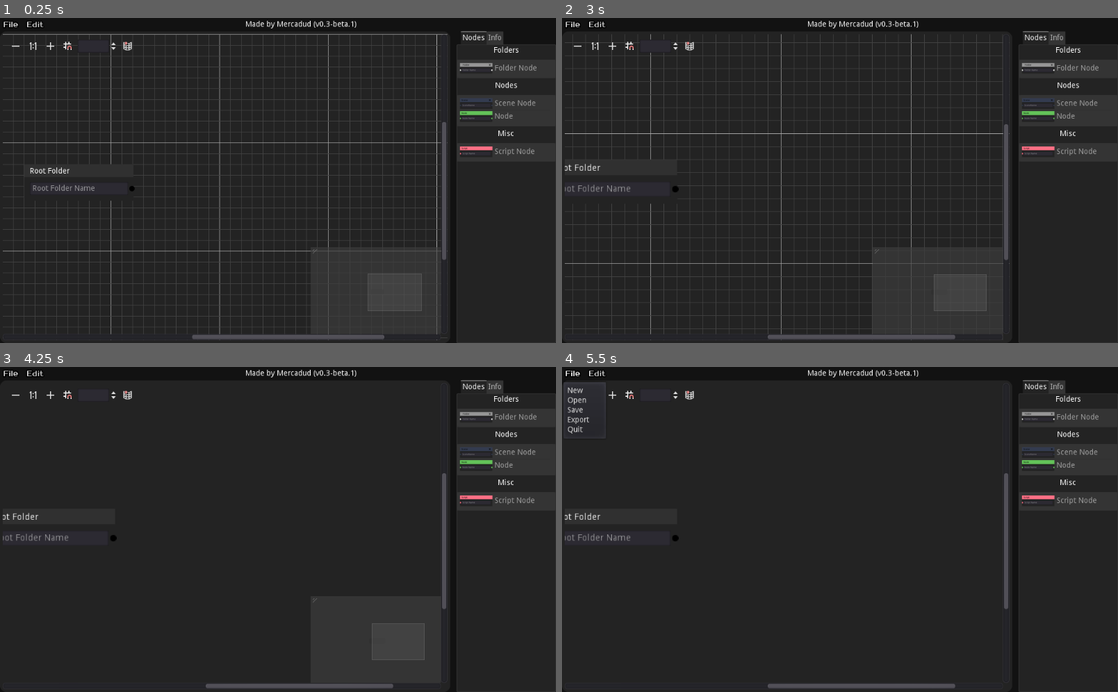
Above: before the commit, frames 1-4 (two rows, left to right).
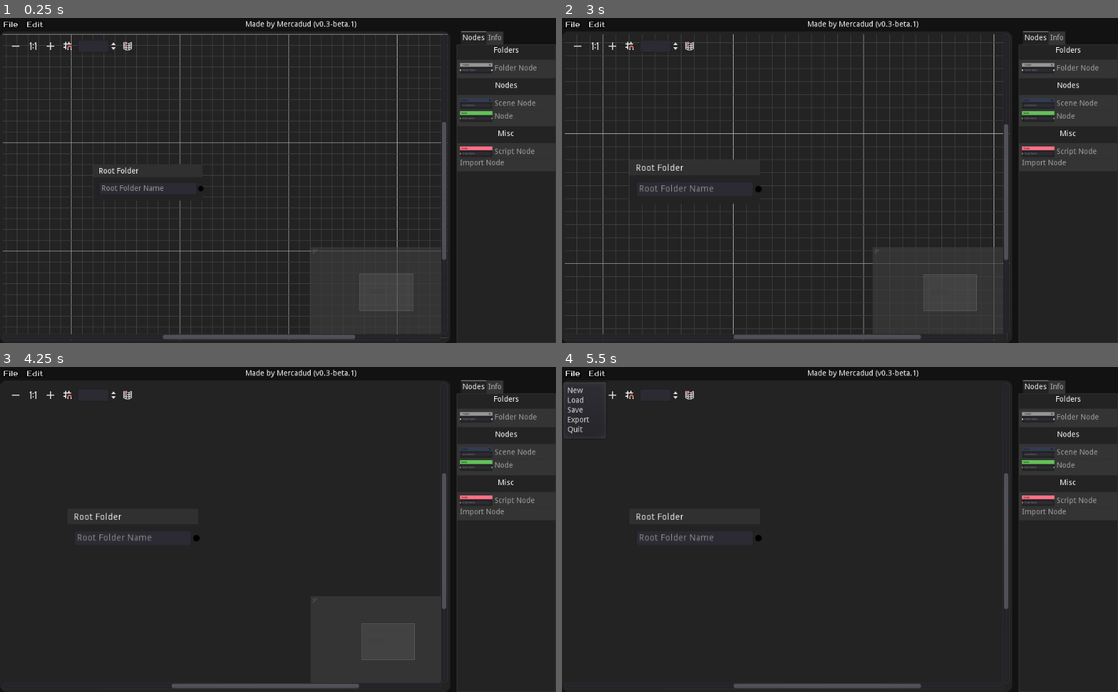
Above: after the commit, the same moments.

Repository: Mercadud/Godot-Project-Planner-Exporter
Game: Godot game, scene res://Scenes/Pages/Main Page.tscn
The game is run twice, just before and just after one commit, with the same random seed, the same clock (stepped at 60 frames per second) and the same inputs.
Inputs (mouse positions are in pixels of both pictures, inside the frame that each line leads up to):
- Up to frame 1 (0.25 s): no input
- Up to frame 2 (3 s): click "File" at 0.5 s; click "Edit" at 1.25 s; click (578, 47) at 2 s; click (612, 47) at 2.75 s
- Up to frame 3 (4.25 s): click (66, 396) at 3.5 s
- Up to frame 4 (5.5 s): click (689, 396) at 4.25 s; click "File" at 5 s

The runs differ from the first frame. In frame 1, 4.3% of the frame differs, in the area x 3-91%, y 5-100%; in frame 2, 3.1%; in frame 3, 0.7%; in frame 4, 0.7%.

Commit message:
added Import node, (no export yet)

Diff:
--- a/Scenes/Pages/Main Page.tscn
+++ b/Scenes/Pages/Main Page.tscn
@@ -1,7 +1,8 @@
-[gd_scene load_steps=23 format=2]
+[gd_scene load_steps=24 format=2]
 
 [ext_resource path="res://Fonts/Prosto_One/TitleBar.tres" type="DynamicFont" id=1]
 [ext_resource path="res://Script/Tree/editor/Editor.gd" type="Script" id=2]
+[ext_resource path="res://Script/Tree/editor/Import.gd" type="Script" id=3]
 [ext_resource path="res://Script/Tree/editor/Info.gd" type="Script" id=4]
 [ext_resource path="res://Assets/Nodes/Folder.png" type="Texture" id=5]
 [ext_resource path="res://Script/Tree/editor/GraphEdit.gd" type="Script" id=6]
@@ -119,7 +120,7 @@
 margin_bottom = 25.0
 custom_fonts/font = ExtResource( 1 )
 text = "File"
-items = [ "New", null, 0, false, false, 0, 0, null, "", false, "Open", null, 0, false, false, 1, 0, null, "", false, "Save", null, 0, false, false, 2, 0, null, "", false, "Export", null, 0, false, false, 3, 0, null, "", false, "Quit", null, 0, false, false, 4, 0, null, "", false ]
+items = [ "New", null, 0, false, false, 0, 0, null, "", false, "Load", null, 0, false, false, 1, 0, null, "", false, "Save", null, 0, false, false, 2, 0, null, "", false, "Export", null, 0, false, false, 3, 0, null, "", false, "Quit", null, 0, false, false, 4, 0, null, "", false ]
 switch_on_hover = true
 
 [node name="Edit" type="MenuButton" parent="Mount/MainWindow/tileBar/menus"]
@@ -164,7 +165,7 @@
 custom_colors/grid_major = Color( 0.654902, 0.654902, 0.654902, 1 )
 custom_colors/grid_minor = Color( 0.258824, 0.258824, 0.258824, 1 )
 right_disconnects = true
-scroll_offset = Vector2( 0, -200 )
+scroll_offset = Vector2( -127, -200 )
 script = ExtResource( 6 )
 
 [node name="Select" type="TabContainer" parent="Mount/MainWindow/Editor"]
@@ -232,7 +233,7 @@
 [node name="Misc" type="VSplitContainer" parent="Mount/MainWindow/Editor/Select/Nodes"]
 margin_top = 154.0
 margin_right = 200.0
-margin_bottom = 215.0
+margin_bottom = 233.0
 dragger_visibility = 2
 
 [node name="Label" type="Label" parent="Mount/MainWindow/Editor/Select/Nodes/Misc"]
@@ -246,9 +247,9 @@
 [node name="ItemList" type="ItemList" parent="Mount/MainWindow/Editor/Select/Nodes/Misc"]
 margin_top = 27.0
 margin_right = 200.0
-margin_bottom = 61.0
+margin_bottom = 79.0
 custom_styles/bg = ExtResource( 9 )
-items = [ "Script Node", ExtResource( 10 ), false ]
+items = [ "Script Node", ExtResource( 10 ), false, "Import Node", null, false ]
 auto_height = true
 
 [node name="Info" type="VBoxContainer" parent="Mount/MainWindow/Editor/Select"]
@@ -277,6 +278,7 @@
 }
 
 [node name="Folder" type="VBoxContainer" parent="Mount/MainWindow/Editor/Select/Info"]
+visible = false
 margin_top = 26.0
 margin_right = 200.0
 margin_bottom = 50.0
@@ -412,45 +414,73 @@
 
 [node name="Node" type="VBoxContainer" parent="Mount/MainWindow/Editor/Select/Info"]
 visible = false
-margin_top = 30.0
-margin_right = 200.0
-margin_bottom = 30.0
+margin_top = 26.0
+margin_right = 200.0
+margin_bottom = 78.0
 script = ExtResource( 16 )
 
 [node name="NodeName" type="HSplitContainer" parent="Mount/MainWindow/Editor/Select/Info/Node"]
-margin_top = -4.0
-margin_right = 40.0
-margin_bottom = 36.0
+margin_right = 200.0
+margin_bottom = 24.0
 dragger_visibility = 2
 
 [node name="Label" type="Label" parent="Mount/MainWindow/Editor/Select/Info/Node/NodeName"]
-margin_right = 40.0
-margin_bottom = 14.0
+margin_top = 5.0
+margin_right = 84.0
+margin_bottom = 19.0
 text = "Scene Name:"
 
 [node name="LineEdit" type="LineEdit" parent="Mount/MainWindow/Editor/Select/Info/Node/NodeName"]
-margin_right = 58.0
+margin_left = 84.0
+margin_right = 200.0
 margin_bottom = 24.0
 
 [node name="NodeType" type="HSplitContainer" parent="Mount/MainWindow/Editor/Select/Info/Node"]
-margin_right = 40.0
-margin_bottom = 40.0
+margin_top = 28.0
+margin_right = 200.0
+margin_bottom = 52.0
 dragger_visibility = 2
 
 [node name="Label" type="Label" parent="Mount/MainWindow/Editor/Select/Info/Node/NodeType"]
-margin_right = 40.0
-margin_bottom = 14.0
+margin_top = 5.0
+margin_right = 72.0
+margin_bottom = 19.0
 text = "Node Type:"
 
 [node name="LineEdit" type="LineEdit" parent="Mount/MainWindow/Editor/Select/Info/Node/NodeType"]
-margin_right = 58.0
+margin_left = 72.0
+margin_right = 200.0
 margin_bottom = 24.0
 placeholder_text = "Spatial"
 
+[node name="Import" type="VBoxContainer" parent="Mount/MainWindow/Editor/Select/Info"]
+visible = false
+margin_top = 26.0
+margin_right = 200.0
+margin_bottom = 50.0
+script = ExtResource( 3 )
+
+[node name="ImportLocation" type="HSplitContainer" parent="Mount/MainWindow/Editor/Select/Info/Import"]
+margin_right = 200.0
+margin_bottom = 24.0
+dragger_visibility = 2
+
+[node name="Button" type="Button" parent="Mount/MainWindow/Editor/Select/Info/Import/ImportLocation"]
+margin_right = 99.0
+margin_bottom = 24.0
+text = "Select Import"
+
+[node name="LineEdit" type="LineEdit" parent="Mount/MainWindow/Editor/Select/Info/Import/ImportLocation"]
+margin_left = 99.0
+margin_right = 200.0
+margin_bottom = 24.0
+text = "Not Selected"
+editable = false
+
 [node name="None" type="VBoxContainer" parent="Mount/MainWindow/Editor/Select/Info"]
-margin_top = 78.0
-margin_right = 200.0
-margin_bottom = 78.0
+margin_top = 26.0
+margin_right = 200.0
+margin_bottom = 26.0
 
 [node name="FileDialog" type="FileDialog" parent="Mount/MainWindow"]
 margin_top = 29.0
@@ -459,6 +489,17 @@
 resizable = true
 access = 2
 filters = PoolStringArray( "*.GPPE" )
+current_dir = "/home/merc/Godot/Godot Project Planner"
+current_path = "/home/merc/Godot/Godot Project Planner/"
+
+[node name="ImportFile" type="FileDialog" parent="Mount/MainWindow"]
+margin_right = 315.0
+margin_bottom = 130.0
+rect_min_size = Vector2( 600, 400 )
+window_title = "Open a File"
+resizable = true
+mode = 0
+access = 2
 current_dir = "/home/merc/Godot/Godot Project Planner"
 current_path = "/home/merc/Godot/Godot Project Planner/"
 [connection signal="gui_input" from="." to="." method="_on_Main_Page_gui_input"]
@@ -478,5 +519,7 @@
 [connection signal="button_up" from="Mount/MainWindow/Editor/Select/Info/Script/functions/buttons/removeFunction" to="Mount/MainWindow/Editor/Select/Info/Script" method="_on_removeFunction_button_up"]
 [connection signal="text_changed" from="Mount/MainWindow/Editor/Select/Info/Node/NodeName/LineEdit" to="Mount/MainWindow/Editor/Select/Info/Node" method="_on_LineEdit_text_changed"]
 [connection signal="text_changed" from="Mount/MainWindow/Editor/Select/Info/Node/NodeType/LineEdit" to="Mount/MainWindow/Editor/Select/Info/Node" method="_on_nodeType_text_changed"]
+[connection signal="button_up" from="Mount/MainWindow/Editor/Select/Info/Import/ImportLocation/Button" to="Mount/MainWindow/Editor/Select/Info/Import" method="_on_Button_button_up"]
 [connection signal="dir_selected" from="Mount/MainWindow/FileDialog" to="Mount/MainWindow/tileBar/menus" method="_on_FileDialog_dir_selected"]
 [connection signal="file_selected" from="Mount/MainWindow/FileDialog" to="Mount/MainWindow/tileBar/menus" method="_on_FileDialog_file_selected"]
+[connection signal="file_selected" from="Mount/MainWindow/ImportFile" to="Mount/MainWindow/Editor/Select/Info/Import" method="_on_ImportFile_file_selected"]
--- /dev/null
+++ b/Scenes/nodesInherited/Import.tscn
@@ -0,0 +1,32 @@
+[gd_scene load_steps=5 format=2]
+
+[ext_resource path="res://Scenes/nodesInherited/BaseNode.tscn" type="PackedScene" id=1]
+[ext_resource path="res://Themes/Nodes/Import/Frame.tres" type="StyleBox" id=2]
+[ext_resource path="res://Script/Tree/Nodes/Import.gd" type="Script" id=3]
+
+[sub_resource type="StyleBoxFlat" id=2]
+content_margin_left = 10.0
+content_margin_right = 10.0
+content_margin_top = 33.0
+content_margin_bottom = 33.0
+bg_color = Color( 0.137255, 0.137255, 0.137255, 1 )
+border_width_top = 24
+border_color = Color( 0.756863, 0, 1, 1 )
+
+[node name="Import" instance=ExtResource( 1 )]
+custom_styles/frame = ExtResource( 2 )
+custom_styles/selectedframe = SubResource( 2 )
+custom_colors/title_color = Color( 1, 1, 1, 1 )
+title = "Import Node"
+slot/0/left_enabled = true
+slot/0/left_color = Color( 0.756863, 0, 1, 1 )
+script = ExtResource( 3 )
+
+[node name="LineEdit" parent="." index="0"]
+visible = false
+margin_left = 10.0
+margin_top = 33.0
+margin_right = 191.0
+margin_bottom = 57.0
+[connection signal="close_request" from="." to="." method="_on_Import_close_request"]
+[connection signal="dragged" from="." to="." method="_on_Import_dragged"]
--- a/Script/Saver.gd
+++ b/Script/Saver.gd
@@ -9,7 +9,6 @@
 	nodeList = []
 	for nodes in get_tree().get_nodes_in_group("node"):
 		nodes.updateInfo()
-	print(nodeList)
 	var file = File.new()
 	file.open(SaveFileLocation, File.WRITE)
 	file.store_var(nodeList)
@@ -28,12 +27,10 @@
 	###I have no clue what happens now...
 
 func exportProject():
-	print(exportDirLocation)
 	var allExported = false
 	nodeList = []
 	for nodes in get_tree().get_nodes_in_group("node"):
 		nodes.updateInfo()
-	print(nodeList)
 	while (!allExported):
 		allExported = true
 		for i in nodeList.size():
@@ -59,9 +56,9 @@
 						nodeList[node]["isCreated"] = true
 
 					elif nodeList[parent]["id"] == nodeParent:
-						if nodeList[parent]["isCreated"] == true:
+						if nodeList[parent]["isCreated"] == true && nodeList[node]["isCreated"] == false:
 							##Folder###
-							if "Folder" in nodeList[node]["nodeName"] && nodeList[node]["isCreated"] == false:
+							if "Folder" in nodeList[node]["nodeName"]:
 								nodeList[node]["path"] = nodeList[parent]["path"]
 								var dir = Directory.new()
 								dir.open(nodeList[node]["path"])
@@ -69,14 +66,14 @@
 								nodeList[node]["path"] = nodeList[parent]["path"] + "/" + nodeList[node]["name"]
 								nodeList[node]["isCreated"] = true
 							###Scene###
-							elif "Scene" in nodeList[node]["nodeName"] && nodeList[node]["isCreated"] == false:
+							elif "Scene" in nodeList[node]["nodeName"]:
 								nodeList[node]["path"] = nodeList[parent]["path"] + "/" + nodeList[node]["name"] + ".tscn"
 								var file = File.new()
 								file.open(nodeList[node]["path"], File.WRITE)
 								file.store_string("[gd_scene format=2]\n\n[node name=\"" + nodeList[node]["name"] + "\" type=\"" + nodeList[node]["sceneType"] +"\"]")
 								nodeList[node]["isCreated"] = true
 							###Script###
-							elif "Script" in nodeList[node]["nodeName"] && nodeList[node]["isCreated"] == false:
+							elif "Script" in nodeList[node]["nodeName"]:
 								nodeList[node]["path"] = nodeList[parent]["path"] + "/" + nodeList[node]["name"] + ".gd"
 								var file = File.new()
 								file.open(nodeList[node]["path"], File.WRITE)
@@ -88,15 +85,22 @@
 										file.store_string("\n\n" + "func " + nodeList[node]["functions"][i] + "():pass")
 								nodeList[node]["isCreated"] = true
 							###Node###
-							elif "Node" in nodeList[node]["nodeName"] && nodeList[node]["isCreated"] == false:
+							elif "Node" in nodeList[node]["nodeName"]:
 								###This will be done once Godot 4 comes out###
 								nodeList[node]["path"] = nodeList[parent]["path"]
 								nodeList[node]["isCreated"] = true
-
+							###Import###
+							elif "Import" in nodeList[node]["nodeName"]:
+								if nodeList[node]["importLocation"] != "":
+									var dir = Directory.new()
+									dir.open(nodeList[node]["importLocation"])
+									var Filename = dir.get_next()
+									print("fileName: " + Filename)
+								nodeList[node]["path"] = nodeList[parent]["path"]
+								nodeList[node]["isCreated"] = true
 	for i in get_tree().get_nodes_in_group("node"):
 		i.info["isCreated"] = false
 		i.updateInfo()
-		print(i)
 
 
 func getRandomNum():
--- /dev/null
+++ b/Script/Tree/Nodes/Import.gd
@@ -0,0 +1,15 @@
+extends "res://Script/Tree/Nodes/BaseNode.gd"
+
+func _ready():
+	info["importLocation"] = ""
+	info["id"] = data.getRandomNum()
+	info["nodeName"] = self.name
+
+func updateSpecialInfo(loc):
+	data.nodeList[loc]["importLocation"] = info["importLocation"]
+
+func _on_Import_dragged(_from, to):
+	info["location"] = to
+
+func _on_Import_close_request():
+	queue_free()
--- a/Script/Tree/editor/GraphEdit.gd
+++ b/Script/Tree/editor/GraphEdit.gd
@@ -38,8 +38,11 @@
 	if index == 1:
 		spawnNode("Node")
 
-func _on_Misc_item_activated(_index):
-	spawnNode("Script")
+func _on_Misc_item_activated(index):
+	if index == 0:
+		spawnNode("Script")
+	if index == 1:
+		spawnNode("Import")
 
 func _on_GraphEdit_connection_request(from, from_slot, to, to_slot):
 	updateConnectionList()
--- /dev/null
+++ b/Script/Tree/editor/Import.gd
@@ -0,0 +1,28 @@
+extends VBoxContainer
+
+var childLoc
+
+onready var importLoc = $ImportLocation/LineEdit
+onready var fileSelect = $"../../../../ImportFile"
+
+func _ready():
+	pass
+
+func setNode(e):
+	childLoc = e
+	updateInfoPage()
+
+func updateInfoPage():
+	if childLoc.info["importLocation"] == "":
+		importLoc.text = "Not Selected"
+	else:
+		importLoc.text = childLoc.info["importLocation"]
+
+
+func _on_ImportFile_file_selected(path):
+	importLoc.text = path
+	childLoc.info["importLocation"] = path
+
+
+func _on_Button_button_up():
+	fileSelect.popup_centered()
--- a/Script/Tree/editor/Info.gd
+++ b/Script/Tree/editor/Info.gd
@@ -7,6 +7,7 @@
 onready var scriptSelected = $Script
 onready var nodeSelected = $Node
 onready var noneSelected = $None
+onready var importSelected = $Import
 
 func _ready():
 	pass
@@ -22,6 +23,8 @@
 		onScript()
 	elif "Node" in n.name:
 		onNode()
+	elif "Import" in n.name:
+		onImport()
 
 func onFolder():
 	folderSelected.visible = true
@@ -30,6 +33,7 @@
 	scriptSelected.visible = false
 	nodeSelected.visible = false
 	noneSelected.visible = false
+	importSelected.visible = false
 
 
 func onScene():
@@ -39,6 +43,7 @@
 	scriptSelected.visible = false
 	nodeSelected.visible = false
 	noneSelected.visible = false
+	importSelected.visible = false
 
 func onScript():
 	folderSelected.visible = false
@@ -47,6 +52,7 @@
 	scriptSelected.setNode(node)
 	nodeSelected.visible = false
 	noneSelected.visible = false
+	importSelected.visible = false
 
 func onNode():
 	folderSelected.visible = false
@@ -55,6 +61,7 @@
 	nodeSelected.visible = true
 	nodeSelected.setNode(node)
 	noneSelected.visible = false
+	importSelected.visible = false
 
 func onNone():
 	folderSelected.visible = false
@@ -62,3 +69,13 @@
 	scriptSelected.visible = false
 	nodeSelected.visible = false
 	noneSelected.visible = false
+	importSelected.visible = false
+
+func onImport():
+	folderSelected.visible = false
+	sceneSelected.visible = false
+	scriptSelected.visible = false
+	nodeSelected.visible = false
+	noneSelected.visible = false
+	importSelected.visible = true
+	importSelected.setNode(node)
--- /dev/null
+++ b/Themes/Nodes/Import/Frame.tres
@@ -0,0 +1,11 @@
+[gd_resource type="StyleBoxFlat" format=2]
+
+[resource]
+content_margin_left = 10.0
+content_margin_right = 10.0
+content_margin_top = 33.0
+content_margin_bottom = 10.0
+bg_color = Color( 0.137255, 0.137255, 0.137255, 1 )
+border_width_top = 24
+border_color = Color( 0.262745, 0, 0.392157, 1 )
+corner_radius_bottom_left = 5
